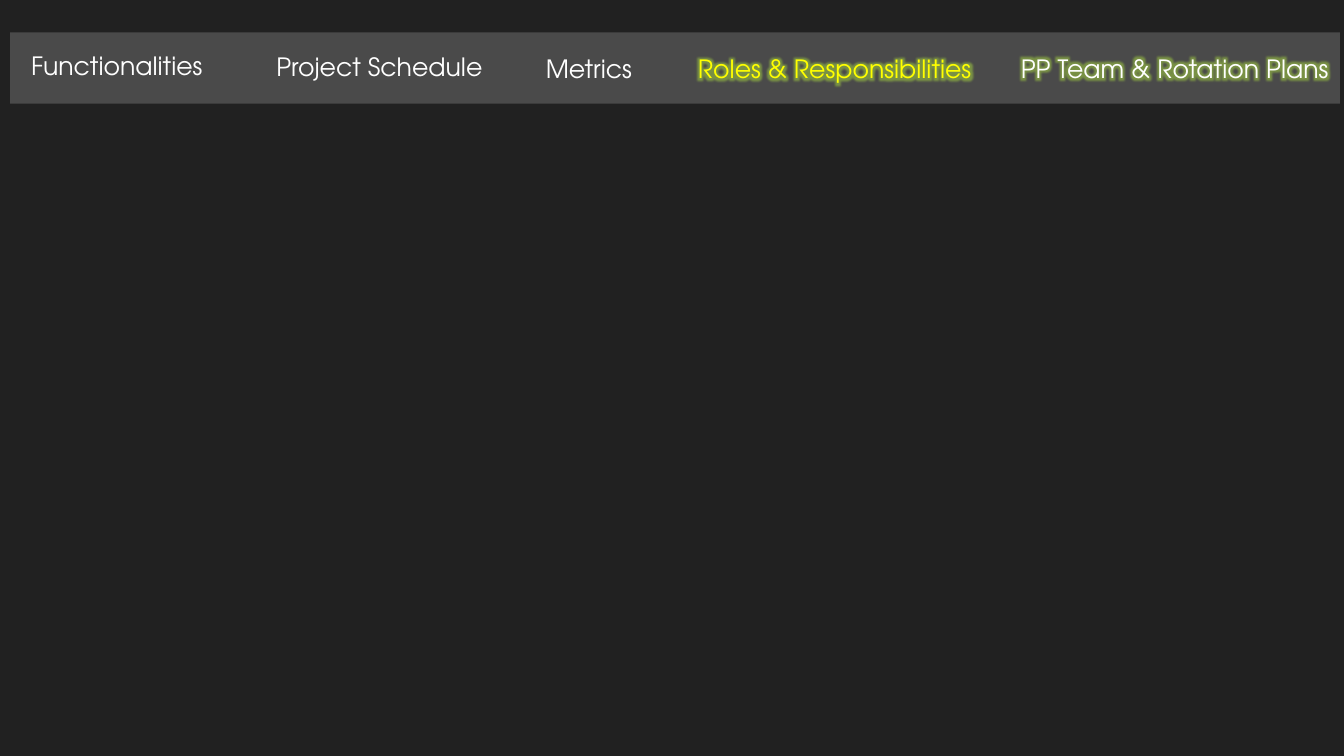
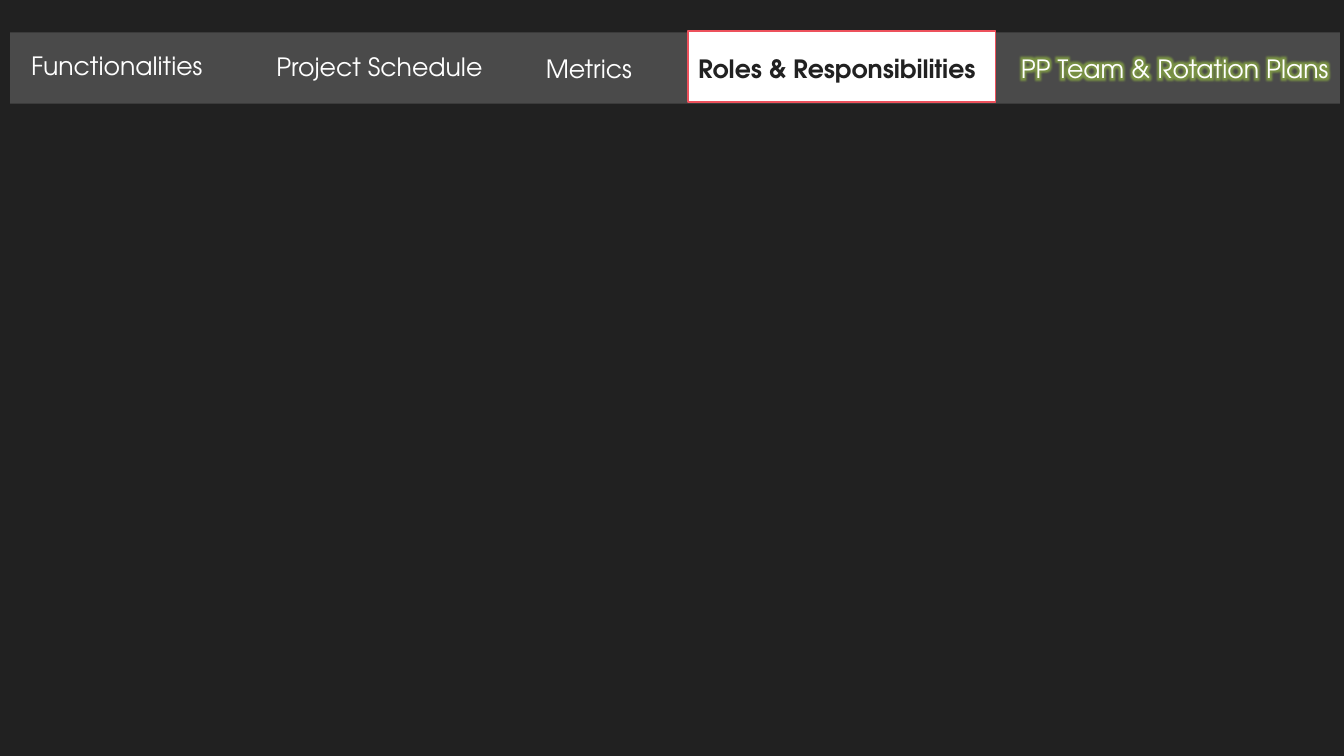
Before and after one commit to jerots/SMUAnalytics, a slide deck: slide 11 of presentations/pmReview.pptx (slide 10 before the commit). Drawn at 1344x756 pixels with LibreOffice and Linux fonts; fonts in the diff are those of the drawing. Boxes give left, top, right and bottom in pixels: in the first picture for what was removed or moved away, otherwise in the second. Text is boxed around its words. In the diff, an @@ line names an element or a change of style, - is before the commit and + after.

Commit message:
Updated PM Review slide(design) based on team's feedback

```diff
--- a/presentations/pmReview.pptx
+++ b/presentations/pmReview.pptx
@@ text "Roles & Responsibilities" at box(698, 58, 975, 83): text colour #FFFF00 to #212121, bold on @@
@@ rectangle added at box(689, 31, 996, 103), fill #FFFFFF, outline #ED515C 1 pt @@
```
Also in this commit, not shown: 16 other slides changed, 1 slide added, 1 slide removed.
